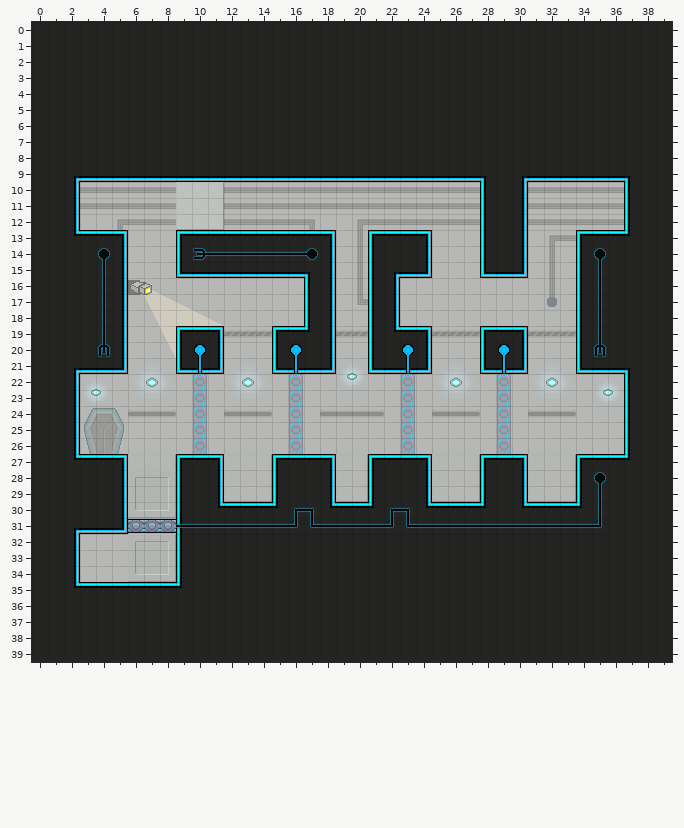
One commit to this Tiled map: map-src/Sentinel.tmx. The picture above was drawn from the file before the commit.
Cells are 16x16 px. Shown: x 0..39, y 0..39.
Once edited:
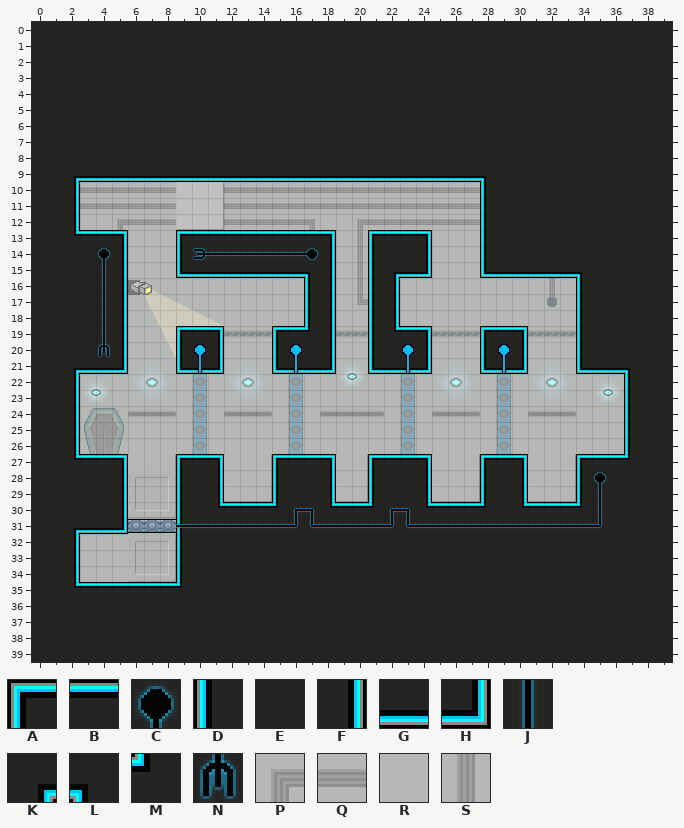
Key: from "main": A 0, B 1, C 15, D 25, E 26, F 27, G 51, H 52, J 65, K 75, L 76, M 101, N 141, P 275, Q 276, R 278, S 327.
_ is an empty cell.
Change:
{"where": "layer \"Tile Layer 1\""}
{"y":9,"x":30,"old":"KGGGGGGL","new":"EEEEEEEE"}
{"y":10,"x":30,"old":"FQQQQQQD","new":"EEEEEEEE"}
{"y":11,"x":30,"old":"FQQQQQQD","new":"EEEEEEEE"}
{"y":12,"x":30,"old":"FQQQQQQD","new":"EEEEEEEE"}
{"y":13,"x":30,"old":"FRPQABBM","new":"EEEEEEEE"}
{"y":14,"x":30,"old":"FRSRDC","new":"EEEEEE"}
{"y":15,"x":30,"old":"HRSRDJ","new":"GGGGLE"}
{"y":16,"x":35,"old":"J","new":"E"}
{"y":17,"x":35,"old":"J","new":"E"}
{"y":18,"x":35,"old":"J","new":"E"}
{"y":19,"x":35,"old":"J","new":"E"}
{"y":20,"x":35,"old":"N","new":"E"}
